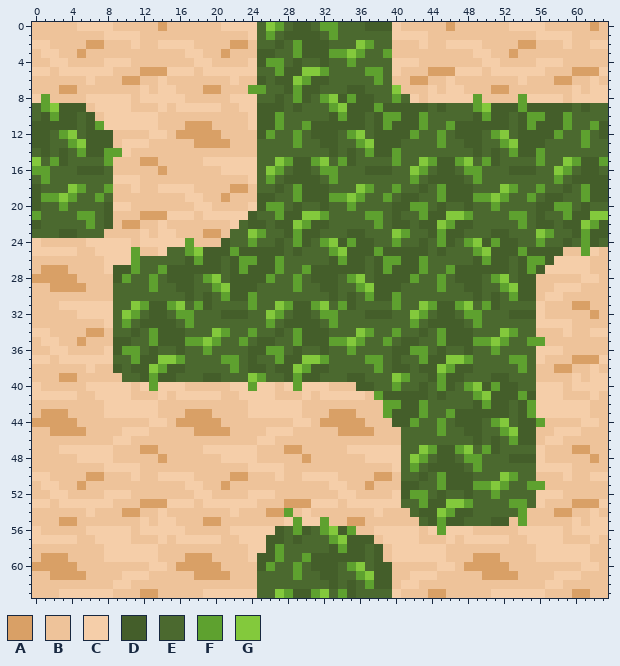
Pixel-art sprite -- zeldalike/tiles/2x2 Grass-Dirt Bitmap.png. The picture above is the old version.
The file is 64x64 pixels. Colours within 5 levels of each other are drawn and written as one.
Palette (. is transparent): A #d9a066  B #eec39a  C #f5cea9  D #445e2a  E #4b692f  F #5ea12f  G #83c93c
Pixels before, first column x 0:
 0 BBBBBCCCCBBBBBABBBBBBCCCCEGFEDDEFFEEEDDDCBBBBBABBBBBBCCCCBBBBBAB
 1 BBBBBBBBCCCCBBBBBBBBBBBBCEFEDDDDEFEEEEEECCCCBBBBBBBBBBBBCCCCBBBB
 2 CCBBBBAABBBCBBCCCCBBBBAABEEDEFDDDEEEGFEEBBBCBBCCCCBBBBAABBBCBBCC
 3 BCCBBABBBBBBBBBBBCCBBABBBDDEEFDDDFFGFEEFBBBBBBBBBCCBBABBBBBBBBBB
 4 BBCCBBBBCCCBBBBBBBCCBBBBCDFFEDEEDEEFEEEECCCBBBBBBBCCBBBBCCCBBBBB
 5 CCBCCCCCCBBBAAACCCBCCCCCCEEFDDGGFEEEEFFECBBBAAACCCBCCCCCCBBBAAAC
 6 BBBBBBCBBBAABBCBBBBBBBCBBDEDDGFDDEEEEEFEBBAABBCBBBBBBBCBBBAABBCB
 7 BBBAABBBBBBBCBCCBBBAABBBFFEEDFDDEEEDDEEEGBBBCBCCBBBAABBBBBBBCBCC
 8 CFBBBBCCCCCBCCCCCBBBBBCCCEEDEFDEFGDFDDEEFECBCCCCCFBBBBFCCCCBCCCC
 9 EFGDDDBCCCCBBBCBCCCCCBBCCDDDEDEEEFGDDDFDDDDDEDEEEFGDDDFDDDDDEDEE
10 EDFDDEDBCCCCCCBBBBBBBBBBCDDFEEEEEDFDDEDFFDDFEEEEEDFDDEDFFDDFEEEE
11 DDDDDEDFCCCCCCBBBAAABBBBCDDFEEFDDDDDDEDFDDDFEEFDDDDDDEDFDDDFEEFD
12 DDEFGEDDDBBBBCCBAAAAABBBBDFEEFEDDDEFGEDDDDFEEFEDDDEFGEDDDDFEEFED
13 DDEEFGDDDBCCCBBBBBAAAABBBEEEEFEEDDEEFGDDDEEEEFEEDDEEFGDDDEEEEFEE
14 EDEDEFDDFFCBBBBBBBBBBBBBBEEEEEEEEDEDEFDDFEEEEEEEEDEDEFDDFEEEEEEE
15 GEFDEEEEFBBBAABBBBBCCCCCCEEGFDDFGEFDEEEEFEEGFDDFGEFDEEEEFEEGFDDF
16 FFEEEDDDEBBBBBABBBBBBCCCCEGFEDDEFFEEEDDDEEGFEDDEFFEEEDDDEEGFEDDE
17 EFEEEEEEECCCBBBBBBBBBBBBCEFEDDDDEFEEEEEEEEFEDDDDEFEEEEEEEEFEDDDD
18 DEEEGFEEFBBCBBCCCCBBBBAABEEDEFDDDEEEGFEEFEEDEFDDDEEEGFEEFEEDEFDD
19 DFFGFEEFEBBBBBBBBCCBBABBBDDEEFDDDFFGFEEFEDDEEFDDDFFGFEEFEDDEEFDD
20 DEEFEEEEDCCBBBBBBBCCBBBBCDFFEDEEDEEFEEEEDDFFEDEEDEEFEEEEDDFFEDEE
21 FEEEEFFEDBBBAAACCCBCCCCCDEEFDDGGFEEEEFFEDEEFDDGGFEEEEFFEDEEFDDGG
22 DEEEEEFEDBAABBCBBBBBBBCEDDEDDGFDDEEEEEFEDDEDDGFDDEEEEEFEDDEDDGFD
23 EEEDDEEEBBBBCBCCBBBAABEEGFEEDFDDEEEDDEEEGFEEDFDDEEEDDEEEGFEEDFDD
24 CBBBBBCCCCCBCCCCCFBBBDEEFEEDEFDEFGDFDDEEFEEDEFDEFGDFDDEEFEEDEFDE
25 CCCCCBBCCCCFBBCEEFGDDDFDDDDDEDEEEFGDDDFDDDDDEDEEEFGDDDFDDDDBBFCB
26 BBBBBBBBCCCFEEEEEDFDDEDFFDDFEEEEEDFDDEDFFDDFEEEEEDFDDEDFFDCCCCBB
27 BAAABBBBCDDFEEFDDDDDDEDFDDDFEEFDDDDDDEDFDDDFEEFDDDDDDEDFDCCCCCBB
28 AAAAABBBBDFEEFEDDDEFGEDDDDFEEFEDDDEFGEDDDDFEEFEDDDEFGEDDBBBBBCCB
29 BBAAAABBBEEEEFEEDDEEFGDDDEEEEFEEDDEEFGDDDEEEEFEEDDEEFGDDBBCCCBBB
30 BBBBBBBBBEEEEEEEEDEDEFDDFEEEEEEEEDEDEFDDFEEEEEEEEDEDEFDDBCCBBBBB
31 BBBCCCCCCEEGFDDFGEFDEEEEFEEGFDDFGEFDEEEEFEEGFDDFGEFDEEEECBBBAABB
32 BBBBBCCCCEGFEDDEFFEEEDDDEEGFEDDEFFEEEDDDEEGFEDDEFFEEEDDDCBBBBBAB
33 BBBBBBBBCEFEDDDDEFEEEEEEEEFEDDDDEFEEEEEEEEFEDDDDEFEEEEEECCCCBBBB
34 CCBBBBAABEEDEFDDDEEEGFEEFEEDEFDDDEEEGFEEFEEDEFDDDEEEGFEEBBBCBBCC
35 BCCBBABBBDDEEFDDDFFGFEEFEDDEEFDDDFFGFEEFEDDEEFDDDFFGFEEFFBBBBBBB
36 BBCCBBBBCDFFEDEEDEEFEEEEDDFFEDEEDEEFEEEEDDFFEDEEDEEFEEEECCCBBBBB
37 CCBCCCCCCEEFDDGGFEEEEFFEDEEFDDGGFEEEEFFEDEEFDDGGFEEEEFFECBBBAAAC
38 BBBBBBCBBDEDDGFDDEEEEEFEDDEDDGFDDEEEEEFEDDEDDGFDDEEEEEFEBBAABBCB
39 BBBAABBBBBEEDFDDEEEDDEEEGFEEDFDDEEEDDEEEGFEEDFDDEEEDDEEEBBBBCBCC
40 CBBBBBCCCCCBCFCCCBBBBBCCFCCBCFCCCBBBDDEEFEEDEFDEFGDFDDEECCCBCCCC
41 CCCCCBBCCCCBBBCBCCCCCBBCCCCBBBCBCCCCCBFDDDDDEDEEEFGDDDFDCCCBBBCB
42 BBBBBBBBCCCCCCBBBBBBBBBBCCCCCCBBBBBBBBBFFDDFEEEEEDFDDEDFCCCCCCBB
43 BAAABBBBCCCCCCBBBAAABBBBCCCCCCBBBAAABBBFDDDFEEFDDDDDDEDFCCCCCCBB
44 AAAAABBBBBBBBCCBAAAAABBBBBBBBCCBAAAAABBBDDFEEFEDDDEFGEDDFBBBBCCB
45 BBAAAABBBBCCCBBBBBAAAABBBBCCCBBBBBAAAABBBEEEEFEEDDEEFGDDBBCCCBBB
46 BBBBBBBBBCCBBBBBBBBBBBBBBCCBBBBBBBBBBBBBBEEEEEEEEDEDEFDDBCCBBBBB
47 BBBCCCCCCBBBAABBBBBCCCCCCBBBAABBBBBCCCCCCEEGFDDFGEFDEEEECBBBAABB
48 BBBBBCCCCBBBBBABBBBBBCCCCBBBBBABBBBBBCCCCEGFEDDEFFEEEDDDCBBBBBAB
49 BBBBBBBBCCCCBBBBBBBBBBBBCCCCBBBBBBBBBBBBCEFEDDDDEFEEEEEECCCCBBBB
50 CCBBBBAABBBCBBCCCCBBBBAABBBCBBCCCCBBBBAABEEDEFDDDEEEGFEEBBBCBBCC
51 BCCBBABBBBBBBBBBBCCBBABBBBBBBBBBBCCBBABBBDDEEFDDDFFGFEEFFBBBBBBB
52 BBCCBBBBCCCBBBBBBBCCBBBBCCCBBBBBBBCCBBBBCDFFEDEEDEEFEEEECCCBBBBB
53 CCBCCCCCCBBBAAACCCBCCCCCCBBBAAACCCBCCCCCCEEFDDGGFEEEEFFECBBBAAAC
54 BBBBBBCBBBAABBCBBBBBBBCBBBAAFBCBBBBBBBCBBBEDDGFDDEEEEEFBBBAABBCB
55 BBBAABBBBBBBCBCCBBBAABBBBBBBCFCCFBBAABBBBBBEDFDDEEEDDBFBBBBBCBCC
56 CBBBBBCCCCCBCCCCCBBBBBCCCCCDEFDEFGDFBBCCCCCBCFCCCBBBBBCCCCCBCCCC
57 CCCCCBBCCCCBBBCBCCCCCBBCCCDDEDEEEFGDDDBCCCCBBBCBCCCCCBBCCCCBBBCB
58 BBBBBBBBCCCCCCBBBBBBBBBBCCDFEEEEEDFDDEDBCCCCCCBBBBBBBBBBCCCCCCBB
59 BAAABBBBCCCCCCBBBAAABBBBCDDFEEFDDDDDDEDBCCCCCCBBBAAABBBBCCCCCCBB
60 AAAAABBBBBBBBCCBAAAAABBBBDFEEFEDDDEFGEDDBBBBBCCBAAAAABBBBBBBBCCB
61 BBAAAABBBBCCCBBBBBAAAABBBEEEEFEEDDEEFGDDBBCCCBBBBBAAAABBBBCCCBBB
62 BBBBBBBBBCCBBBBBBBBBBBBBBEEEEEEEEDEDEFDDBCCBBBBBBBBBBBBBBCCBBBBB
63 BBBCCCCCCBBBAABBBBBCCCCCCEEGFDDFGEFDEEEECBBBAABBBBBCCCCCCBBBAABB
Now the later version:
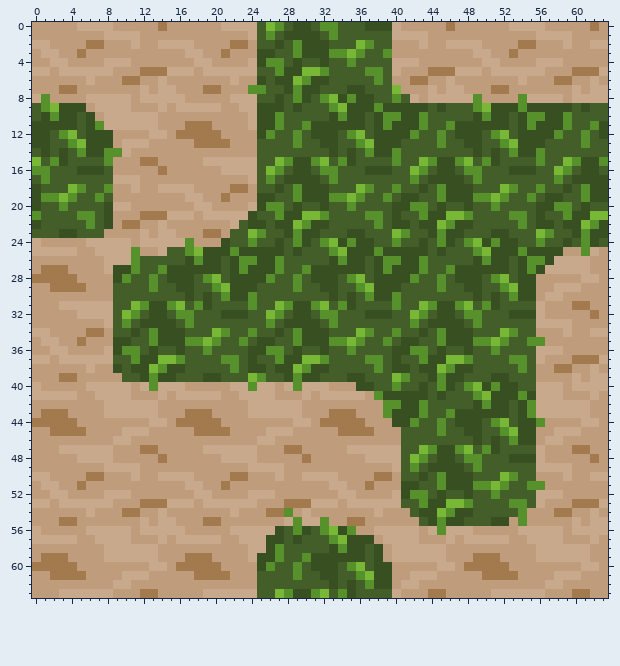
Change:
colour A: #d9a066 -> #a3794e
colour B: #eec39a -> #bf9d7c
colour C: #f5cea9 -> #c9a98b
colour D: #445e2a -> #384f22
colour E: #4b692f -> #445e2a
colour F: #5ea12f -> #56912c
colour G: #83c93c -> #79b837
Where, in picture pixels (left, top, right, bottom), the same in both pictures:
changed: (32, 22, 608, 598)
